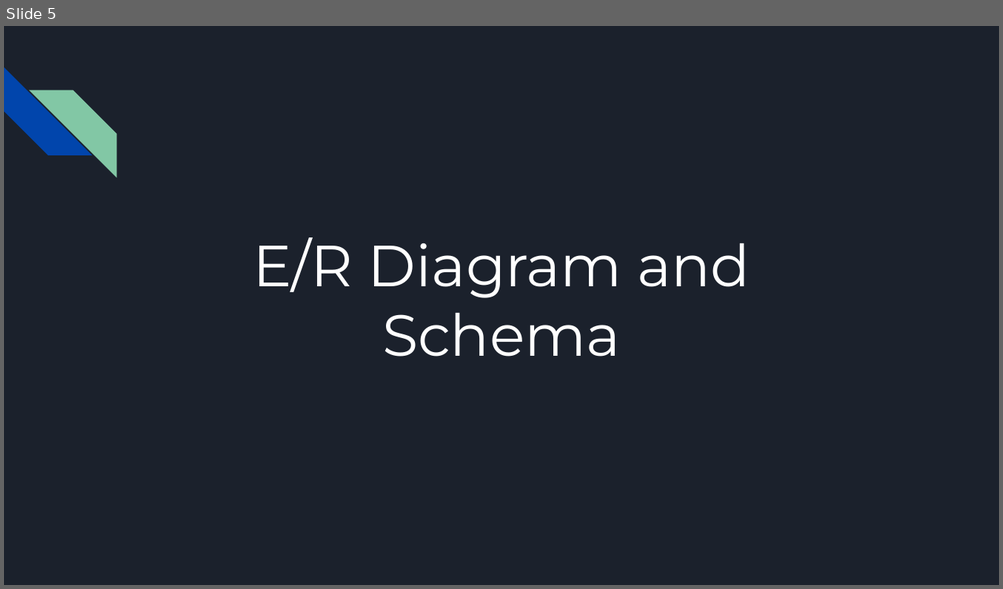
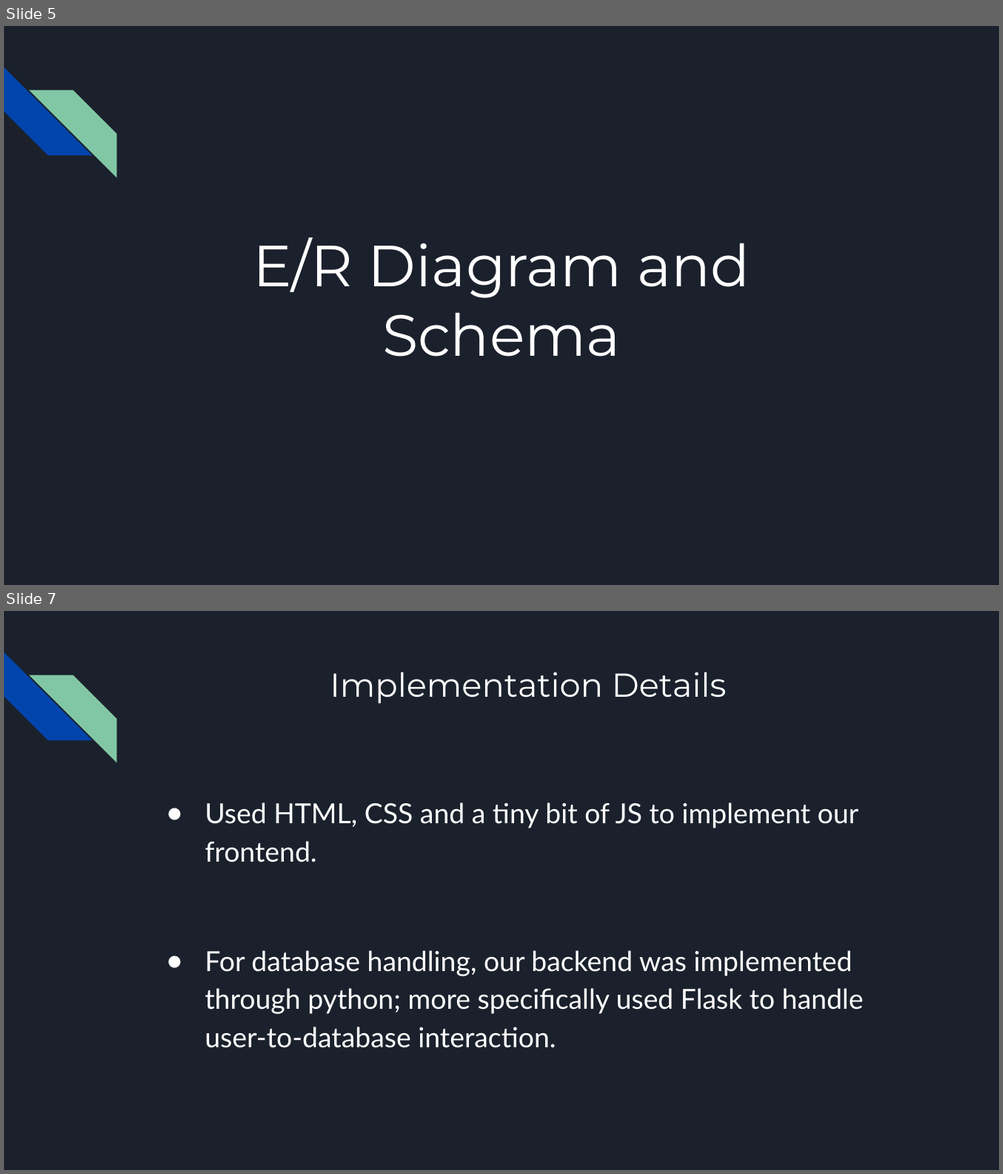
Before and after one commit to BreadsRL/SteamDB, a slide deck: Steam Games DB.pptx. Shown one above the other, each under a label of ours: slide 5 before the commit, slides 5 and 7 after it; the slides between them are not shown. The pictures are 1003x589 and 1003x1174 pixels, drawn with LibreOffice and Linux fonts; fonts in the diff are those of the drawing. Boxes give left, top, right and bottom in pixels: in the first picture for what was removed or moved away, otherwise in the second. Text is boxed around its words. In the diff, an @@ line names an element or a change of style, - is before the commit and + after.

```diff
--- a/Steam Games DB.pptx
+++ b/Steam Games DB.pptx
@@ slide 7 added at (x1=4, y1=611, x2=999, y2=1170), background #1B212C; not listed: 2 template elements that a slide beside it also shows @@
@@ title added at (x1=330, y1=672, x2=726, y2=703), 24 pt, text #FFFFFF @@
+Implementation Details
@@ text added at (x1=205, y1=803, x2=863, y2=1048), 20 pt, text #FFFFFF @@
+● Used HTML, CSS and a tiny bit of JS to implement our frontend.
+● For database handling, our backend was implemented through python; more specifically used Flask to handle user-to-database interaction.
```
Also in this commit, not shown: 1 slide changed, 2 other slides added, 2 slides removed.
